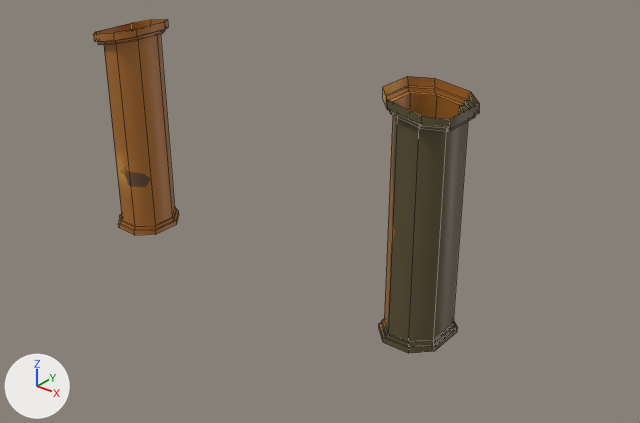
Two versions of the FBX model Minigolf/Assets/Art/modellen/Luuk/desert temple pillar.fbx, one commit apart.
Rendered twice from a 50 mm camera at (25.4, -23.2, 21.2) aimed at (2.5, 5.4, 3.5). Every picture has the same lights, and +X, +Y and +Z are marked at lower left. Mesh edges are drawn as thin lines. Where no turn or scale is listed for an object, it has been applied to the vertices.

In view in the first picture: 'zand.001'.
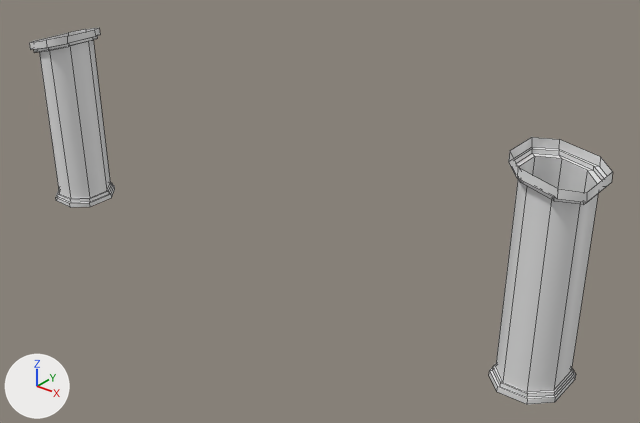
Changed parts and their boxes (x1, y1, x2, y2) in the pictures (640 x 423 px; the box of a moved part takes in the faces that stretch with it):
'zand.001', reshaped (52% wider, 13% taller)
    before: (94, 19, 479, 353)
    after: (29, 28, 613, 405)
part 1 of me_plane_002, moved or reshaped
    before: (379, 76, 479, 353)
    after: (489, 137, 613, 405)
part 2 of me_plane_002, moved or reshaped
    before: (94, 19, 179, 235)
    after: (29, 28, 115, 207)

What changed in the scene script:
```text
Change me_plane_002:
    where me_plane_002.from_pydata(...)  # 160 vertices, 144 faces; spans x -10.0..10.0, y 2.7..6.3, z 0.0..10.8
    used by ob_zand_001; location = (0.0, 0.0, 0.0)
    remove me_plane_002.materials.append(mat_tempel)
    me_plane_002 part 1: the loose piece of 80 vertices spanning x 7.0..10.0, y 2.7..6.3, z 0.0..10.8 is multiplied about its middle by the matrix ((0.995, 0.0, 0.007), (0.0, 1.0, 0.0), (-0.037, 0.0, 0.869)), then moved by (5.4, 0.0, -0.7)
    me_plane_002 part 2: the loose piece of 80 vertices spanning x -10.0..-7.0, y 2.7..6.3, z 0.0..10.8 is multiplied about its middle by the matrix ((0.995, 0.0, -0.007), (0.0, 1.0, 0.0), (0.037, 0.0, 0.869)), then moved by (-5.4, 0.0, -0.7)
```
